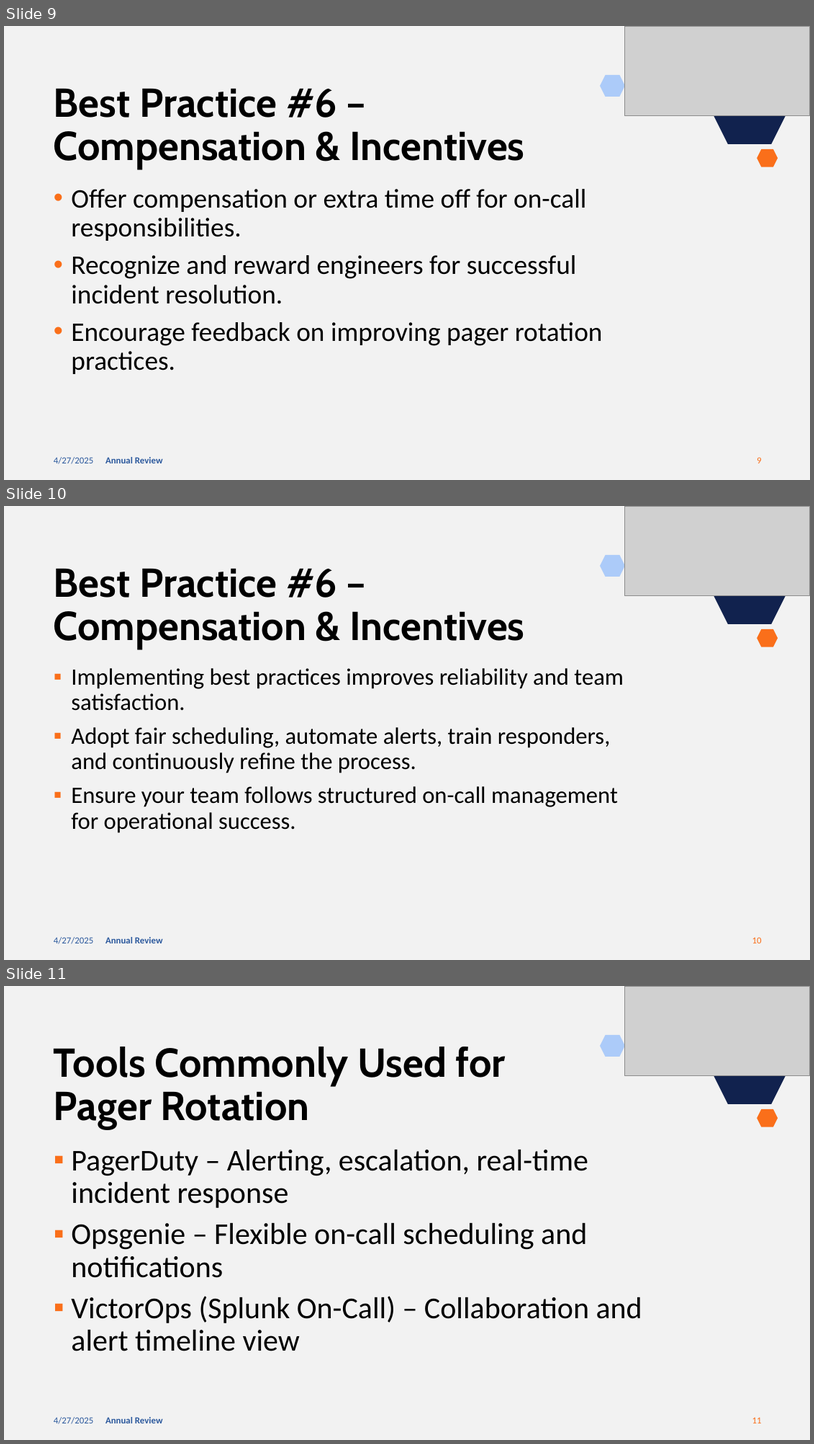
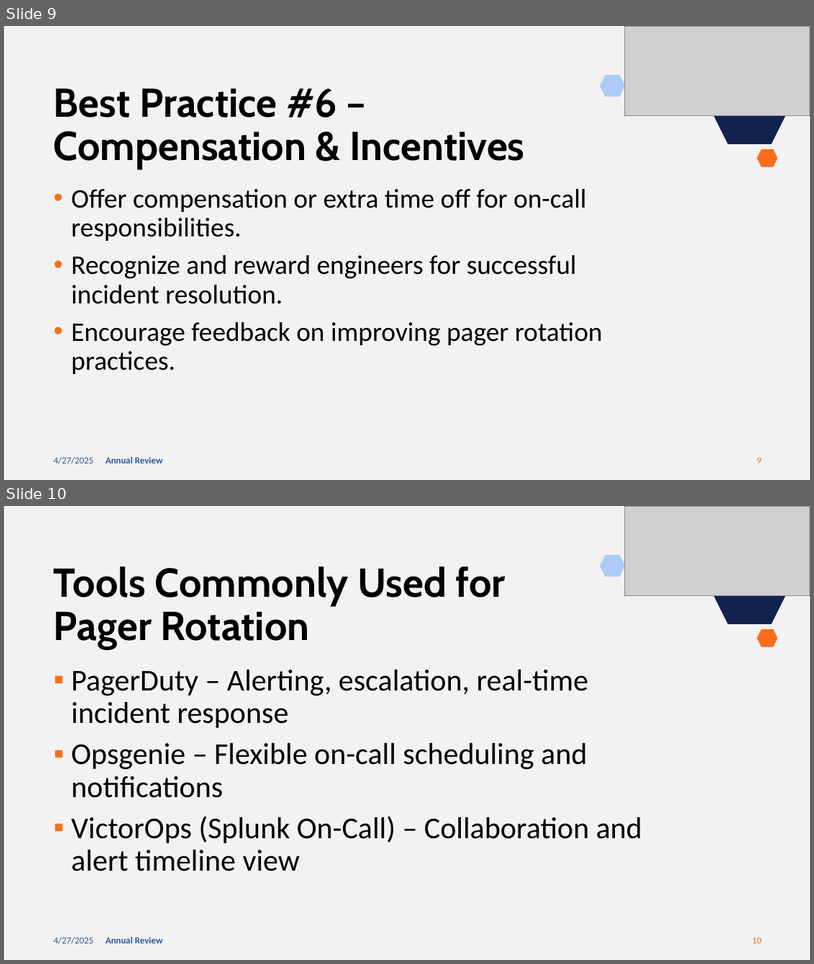
Before and after one commit to Chelseuhh/csd-380, a slide deck: module-7/Pager Rotation Duties.pptx. Shown one above the other, each under a label of ours: slides 9, 10 and 11 before the commit, slides 9 and 10 after it. The pictures are 814x1444 and 814x964 pixels, drawn with LibreOffice and Linux fonts; fonts in the diff are those of the drawing; grey boxes stand for pictures. Boxes give left, top, right and bottom in pixels: in the first picture for what was removed or moved away, otherwise in the second. Text is boxed around its words. In the diff, an @@ line names an element or a change of style, - is before the commit and + after.

Commit message:
saved file

```diff
--- a/module-7/Pager Rotation Duties.pptx
+++ b/module-7/Pager Rotation Duties.pptx
@@ slide 10 removed at (x1=4, y1=506, x2=810, y2=960), background #F2F2F2; not listed: 6 template elements that a slide beside it also shows @@
@@ picture removed at (x1=625, y1=506, x2=810, y2=595) @@
@@ title removed at (x1=54, y1=568, x2=525, y2=649) @@
-Best Practice #6 – Compensation & Incentives
@@ text removed at (x1=71, y1=668, x2=624, y2=833) @@
-▪ Implementing best practices improves reliability and team satisfaction.
-▪ Adopt fair scheduling, automate alerts, train responders, and continuously refine the process.
-▪ Ensure your team follows structured on-call management for operational success.
@@ what was slide 11 is now slide 10 @@
@@ page number at (x1=753, y1=937, x2=762, y2=943): text changed @@
-11
+10
```
Also in this commit, not shown: 2 slides changed.
